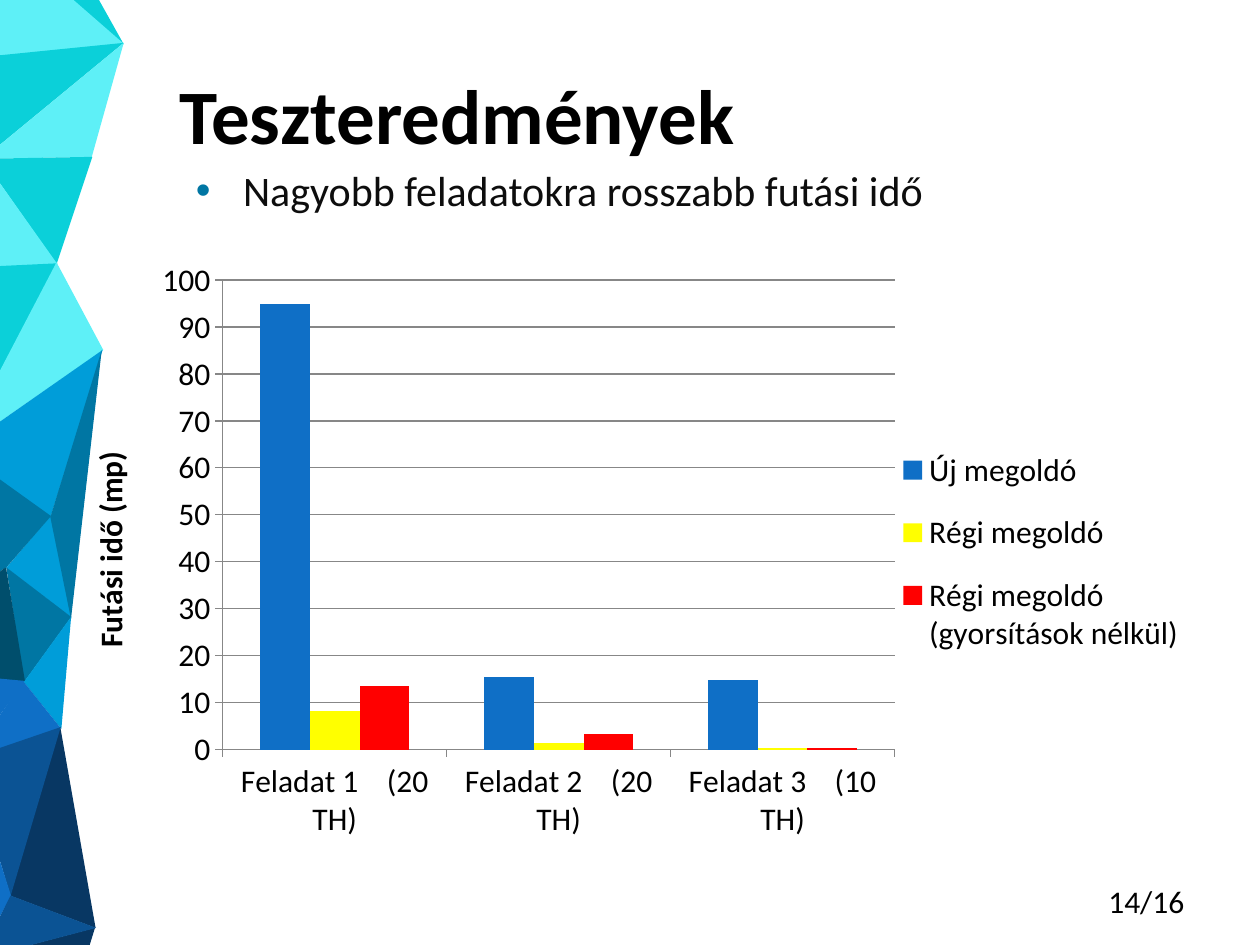
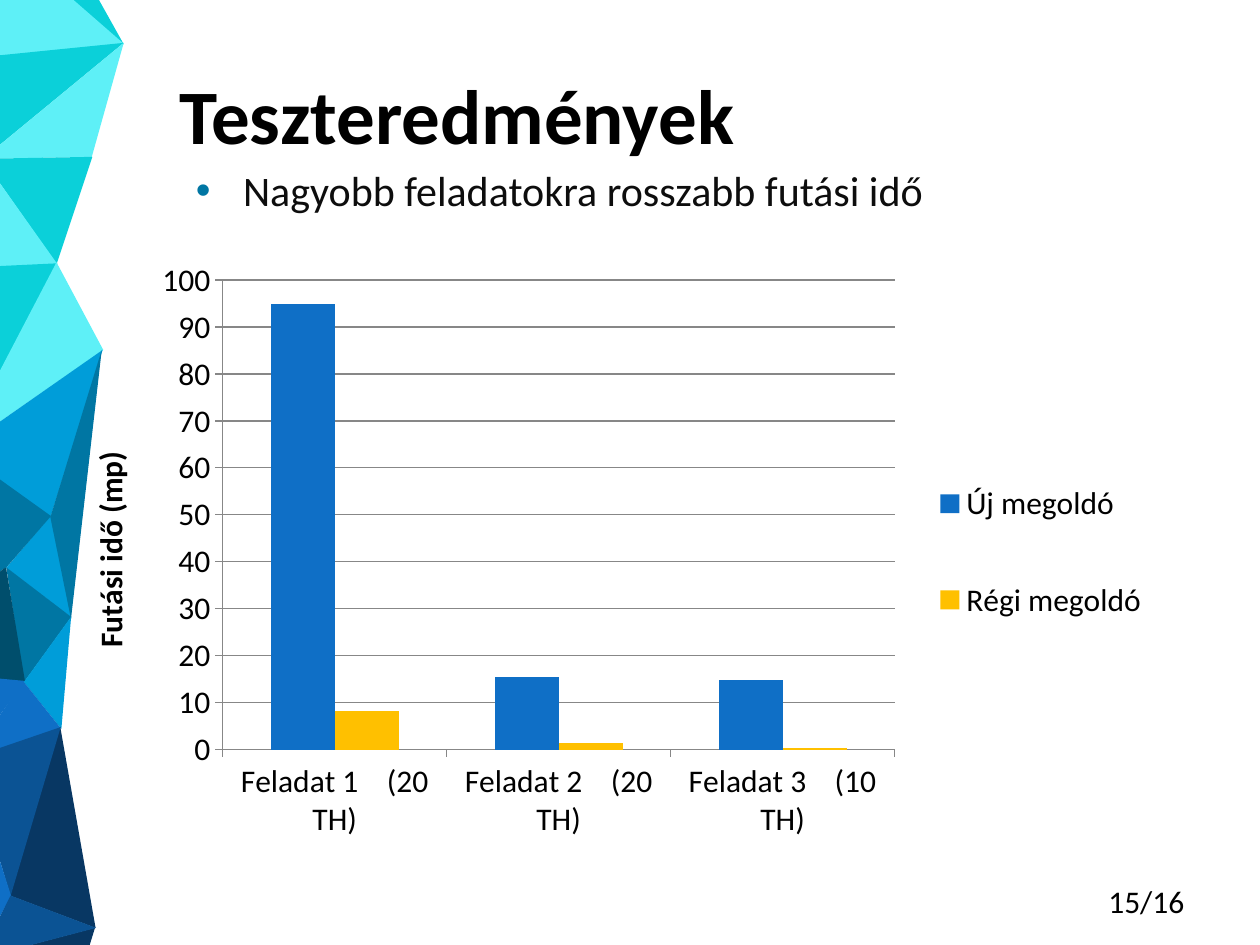
Before and after one commit to Gergo1912/Szakdolgozat, a slide deck: slide 15 of Molnar_Gergo_TDK_eloadas.pptx (slide 14 before the commit). Drawn at 1260x945 pixels with LibreOffice and Linux fonts; fonts in the diff are those of the drawing. Boxes give left, top, right and bottom in pixels: in the first picture for what was removed or moved away, otherwise in the second. Text is boxed around its words. In the diff, an @@ line names an element or a change of style, - is before the commit and + after.

```diff
--- a/Molnar_Gergo_TDK_eloadas.pptx
+++ b/Molnar_Gergo_TDK_eloadas.pptx
@@ column chart at [72,253,1206,854] @@
@@ colour of Régi megoldó #FFFF00 to #FFC000 @@
-Régi megoldó (gyorsítások nélkül): 14, 3, 0
@@ page number at [1108,891,1184,915]: text changed @@
-14/16
+15/16
```
Also in this commit, not shown: 8 other slides changed, 1 slide added, 1 slide removed, 3 other files.
